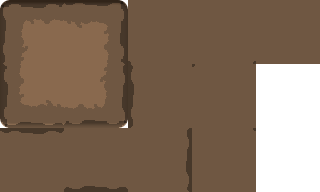
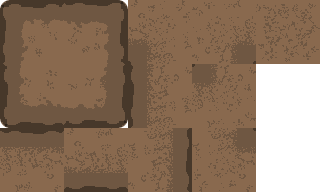
Revision of a layered 320×192 image; what changed, layer by layer:
added layer "Rectangle 5" above "Rectangle 3" over bbox(256, 0, 320, 64)
painted on "Rectangle 3" (1st of 4) over bbox(68, 78, 105, 106)
painted on "Rectangle 3" (2nd of 4) over bbox(68, 27, 103, 53)
added layer "Rectangle 4" (1st of 8) above "Rectangle 4" over bbox(192, 128, 256, 192)
added layer "Rectangle 4" (2nd of 8) above "Rectangle 4" over bbox(192, 64, 256, 128)
added layer "Rectangle 4" (3rd of 8) above "Rectangle 4" over bbox(192, 0, 256, 64)
added layer "Rectangle 4" (4th of 8) above "Rectangle 4" over bbox(128, 0, 192, 64)
added layer "Rectangle 4" (5th of 8) above "Rectangle 4" over bbox(147, 64, 192, 128)
added layer "Rectangle 4" (6th of 8) above "Rectangle 4" over bbox(128, 128, 173, 192)
added layer "Rectangle 4" (7th of 8) above "Rectangle 4" over bbox(64, 128, 128, 173)
added layer "Rectangle 4" (8th of 8) above "Rectangle 3" over bbox(0, 147, 64, 192)
painted on "Rectangle 3" (3rd of 4) over bbox(22, 70, 57, 104)
painted on "Rectangle 3" (4th of 4) over bbox(28, 23, 57, 57)
